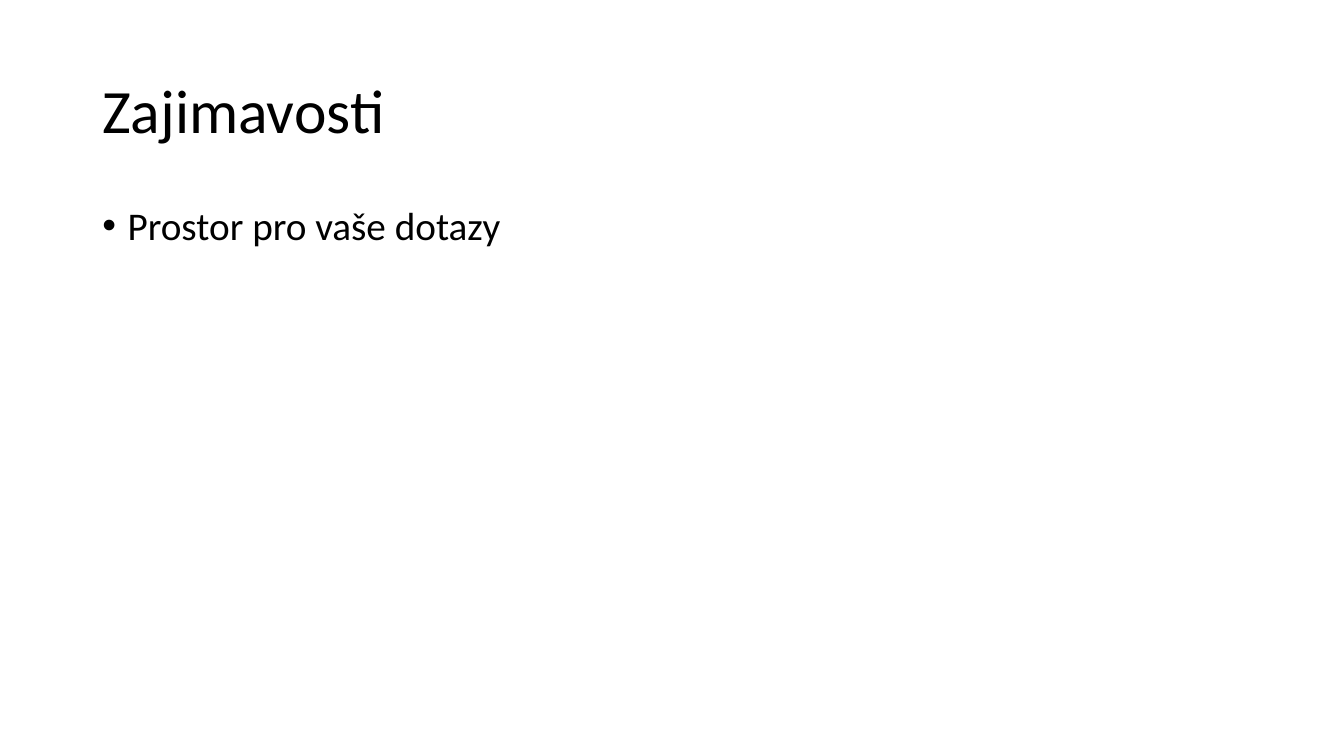
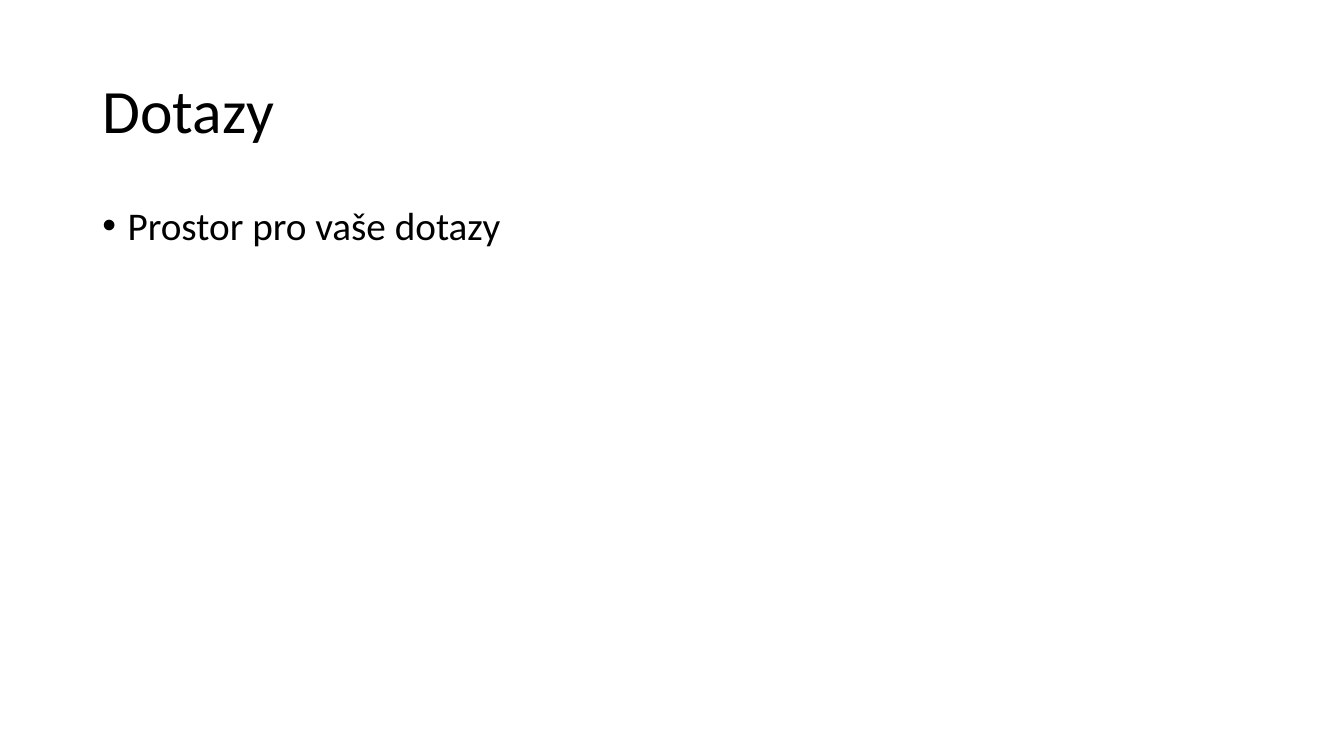
Before and after one commit to poli-cz/VUT-IFJ, a slide deck: slide 11 of obhajoba_ready/Formální jazyky a překladače.pptm (slide 10 before the commit). Drawn at 1344x756 pixels with LibreOffice and Linux fonts; fonts in the diff are those of the drawing. Boxes give left, top, right and bottom in pixels: in the first picture for what was removed or moved away, otherwise in the second. Text is boxed around its words. In the diff, an @@ line names an element or a change of style, - is before the commit and + after.

```diff
--- a/obhajoba_ready/Formální jazyky a překladače.pptm
+++ b/obhajoba_ready/Formální jazyky a překladače.pptm
@@ title at [102,93,273,143]: text changed @@
-Zajimavosti
+Dotazy
```
Also in this commit, not shown: 1 other slide changed, 1 slide added, 1 other file.
